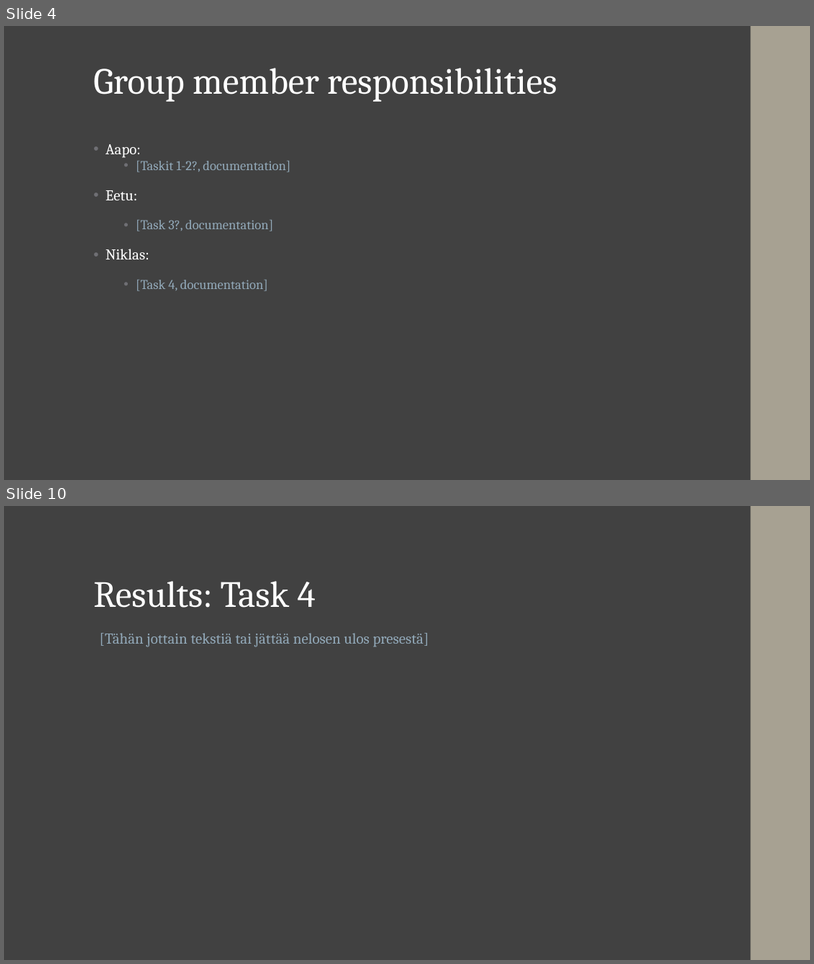
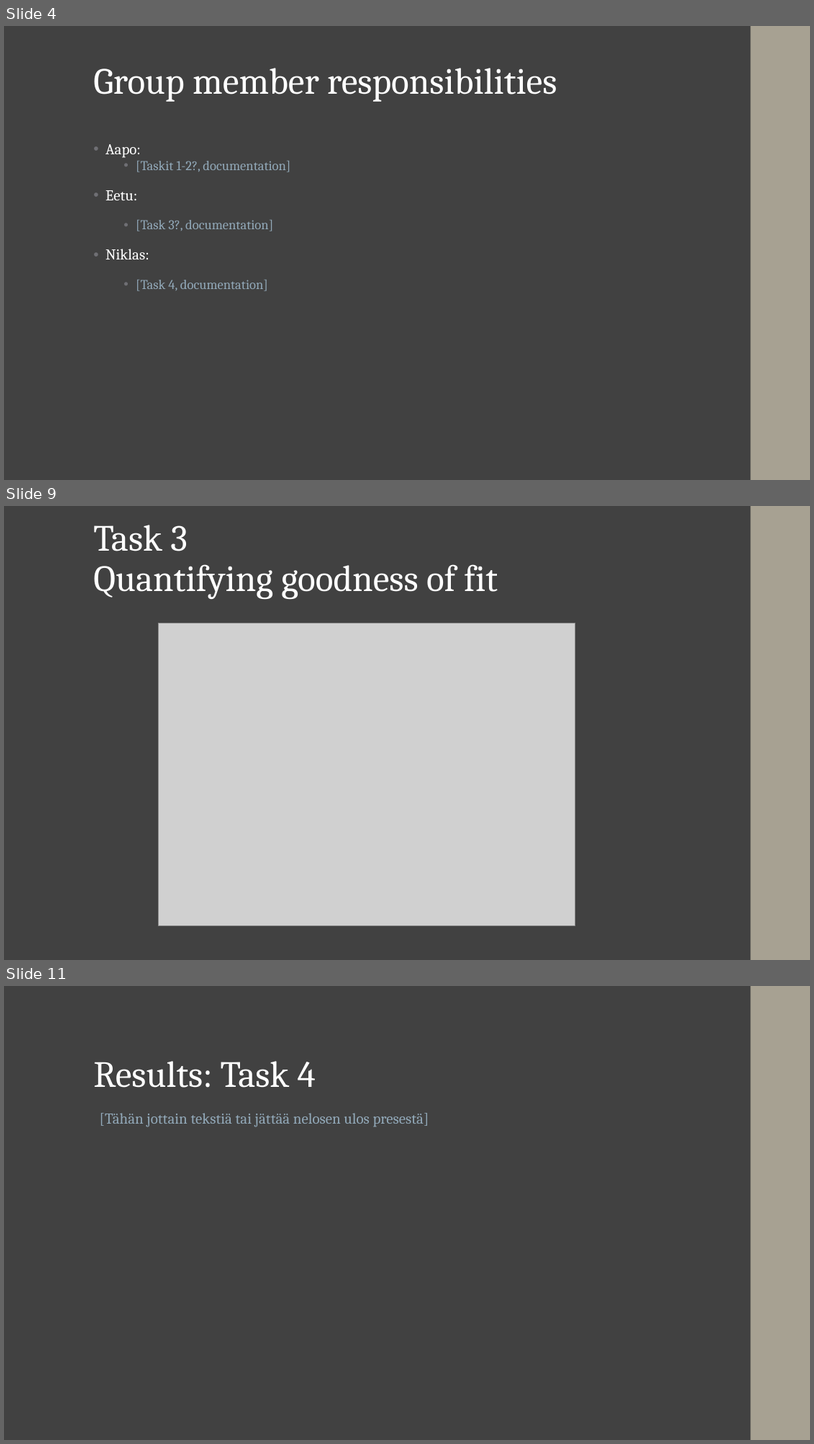
Before and after one commit to niriikon/NLTP_ProjectNo2, a slide deck: docs/Project_Presentation.pptx. Shown one above the other, each under a label of ours: slides 4 and 10 before the commit, slides 4, 9 and 11 after it; the slides between them are not shown. The pictures are 814x964 and 814x1444 pixels, drawn with LibreOffice and Linux fonts; fonts in the diff are those of the drawing; grey boxes stand for pictures. Boxes give left, top, right and bottom in pixels: in the first picture for what was removed or moved away, otherwise in the second. Text is boxed around its words. In the diff, an @@ line names an element or a change of style, - is before the commit and + after.

```diff
--- a/docs/Project_Presentation.pptx
+++ b/docs/Project_Presentation.pptx
@@ slide 9 added at (4, 506, 810, 960), background #414141; not listed: 1 template element that a slide beside it also shows @@
@@ title added at (93, 525, 498, 599), 44 pt, text #FFFFFF @@
+Task 3
+Quantifying goodness of fit
@@ picture added at (158, 623, 575, 926) @@
@@ what was slide 10 is now slide 11 @@
```
Also in this commit, not shown: 3 slides changed, 2 other slides added, 2 slides removed, 25 other files.
